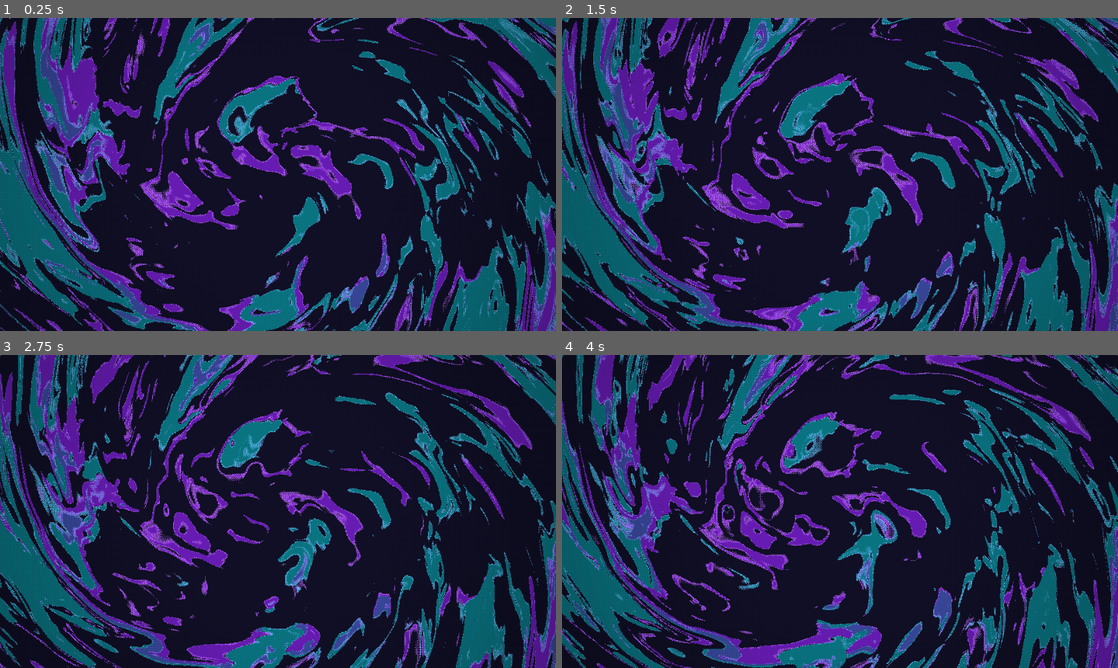
Above: before the commit, frames 1-4 (two rows, left to right).
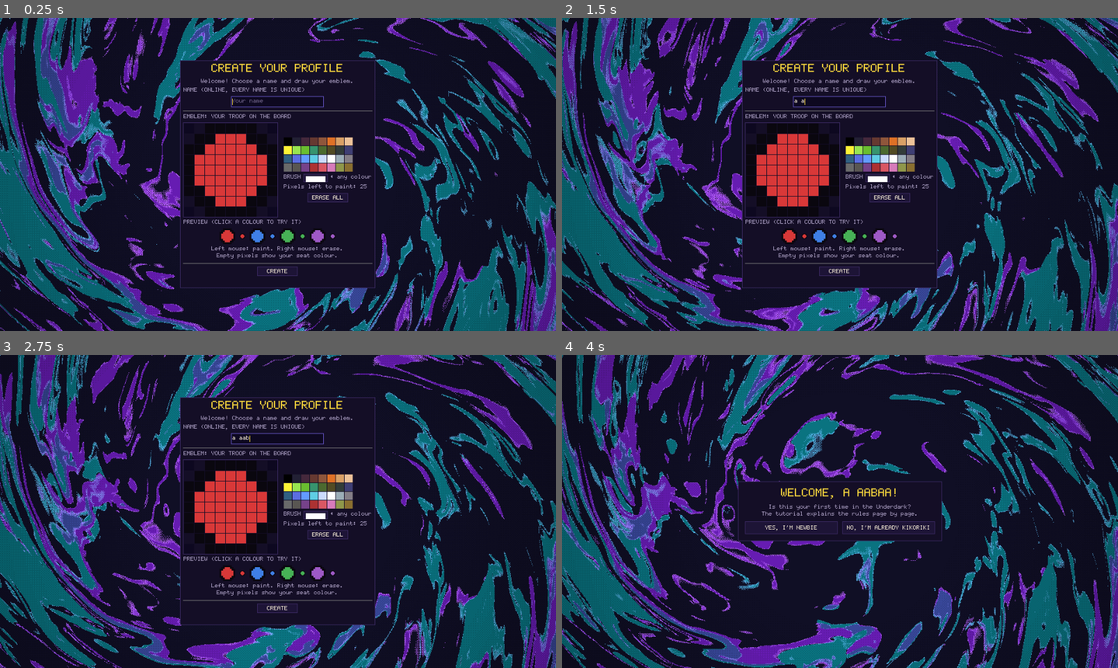
Above: after the commit, the same moments.

Repository: zhenyaapocalipsis/totug
Game: Godot game, scene res://scenes/launcher.tscn
The game is run twice, just before and just after one commit, with the same random seed, the same clock (stepped at 60 frames per second) and the same inputs.
Inputs (mouse positions are in pixels of both pictures, inside the frame that each line leads up to):
- Up to frame 1 (0.25 s): no input
- Up to frame 2 (1.5 s): tap A at 0.5, 1.25 s; move the mouse to (962, 158) at 0.52 s; hold Right 0.53-1.25 s; tap Alt at 0.6 s; click (962, 158) at 0.67 s; tap Space at 0.77 s; drag from (728, 190) to (812, 237) at 1.27 s
- Up to frame 3 (2.75 s): tap A at 2 s; move the mouse to (333, 442) at 2.02 s; hold Right from 2.03 s (still down); tap B at 2.1 s; click (333, 442) at 2.17 s
- Up to frame 4 (4 s): release Right at 2.75 s; tap A at 2.75, 3.5 s; drag from (812, 574) to (673, 464) at 2.77 s; move the mouse to (1006, 558) at 3.52 s; hold Left from 3.53 s (still down); tap Enter at 3.6 s; click (1006, 558) at 3.67 s; tap Space at 3.77 s

The runs differ from the first frame. In frame 1, 9.7% of the frame differs, in the area x 32-68%, y 13-87%; in frame 2, 10%; in frame 3, 10%; in frame 4, 3.1%.
Error before the commit: Parse Error: Could not find type "TurnRecap" in the current scope. (res://scenes/ui/game_screen.gd:103)

Commit message:
UI: сводка ходов — сыгранные карты лесенкой; длинное имя без 'S TURN
Co-Authored-By: Claude Opus 5.5 <noreply@anthropic.com>

Diff:
--- a/engine/godot/scenes/ui/game_screen.gd
+++ b/engine/godot/scenes/ui/game_screen.gd
@@ -100,11 +100,7 @@
 var _overlay: PlayersOverlay
 var _hand_panel: HandPanel
 var _showcase: CardShowcase
-var _recap: TurnRecap
-## Что соперники купили, промоутили и съели, пока зритель ждал хода:
-## player_id -> [{"cid", "tag"}]. Показывается сводкой (TurnRecap).
-var _recap_items: Dictionary = {}
-var _recap_pending := false
+var _feed: TurnFeed
 var _market_panel: MarketPanel
 var _chat_panel: ChatPanel
 var _log_panel: EventLogPanel
@@ -358,10 +354,9 @@
 	_showcase.z_index = 950
 	add_child(_showcase)
 
-	# Сводка ходов соперников — над рукой, когда ход приходит к зрителю.
-	_recap = TurnRecap.new()
-	_recap.z_index = 940
-	add_child(_recap)
+	# Сводка ходов — постоянная колонка у левого края, слева от доски.
+	_feed = TurnFeed.new()
+	add_child(_feed)
 
 	# Список карт стопки — поверх экрана, но под увеличенной копией карты.
 	_pile_dialog = PileDialog.new()
@@ -554,8 +549,13 @@
 	var ew := COL - PILES_W - GAP
 	_place(_end_turn_area, d_x + PILES_W + GAP, bottom_y, ew, BOTTOM_H)
 
-	# Доска — всё слева от колонки, от верха экрана до руки.
-	_place(_board_area, a_x, top_y, b_w, bottom_y - GAP - top_y)
+	# Слева — сводка ходов во всю высоту доски; доска — всё между ней и
+	# правой колонкой, от верха экрана до руки. Ширины сводки доске не жалко:
+	# масштаб схемы от неё не падает ни на двоих, ни на четверых.
+	var board_h := bottom_y - GAP - top_y
+	_place(_feed, a_x, top_y, TurnFeed.WIDTH, board_h)
+	var board_x := a_x + TurnFeed.WIDTH + GAP
+	_place(_board_area, board_x, top_y, d_x - GAP - board_x, board_h)
 
 	# Рука — под доской, без подложки; запас сверху нужен карте под
 	# курсором — она выдвигается выше края ряда.
@@ -704,8 +704,8 @@
 }
 
 
-## Копит для сводки чужие покупки, промоуты и devour; когда ход перешёл к
-## зрителю, сводка покажется (как только доиграет витрина — _process).
+## Пополняет сводку ходов (колонку слева) сыгранными картами, покупками,
+## промоутами и devour всех игроков; конец хода начинает в ней новый блок.
 func _note_recap(events: Array) -> void:
 	for e in events:
 		var evt: Dictionary = e
@@ -714,28 +714,11 @@
 			var pid := String(evt.get("player_id", ""))
 			var cid := String(evt.get("card_id", ""))
 			if pid != "" and cid != "":
-				if not _recap_items.has(pid):
-					_recap_items[pid] = []
-				(_recap_items[pid] as Array).append({"cid": cid, "tag": RECAP_TAGS[type]})
-		elif type == "turn_ended" and not bool(evt.get("game_over", false)) \
-				and String(_view.get("current_player", "")) == viewer_id:
-			_recap_pending = true
-
-
-func _show_recap() -> void:
-	_recap_pending = false
-	var groups: Array = []
-	for pid in (_view.get("turn_order", []) as Array):
-		var items: Array = _recap_items.get(String(pid), [])
-		if String(pid) != viewer_id and not items.is_empty():
-			groups.append({"pid": String(pid), "items": items})
-	_recap_items.clear()
-	if groups.is_empty():
-		return
-	# Колонкой у левого края доски, от её верха до низа экрана (левее руки).
-	var area := _board_area.get_global_rect()
-	var top_left := area.position + Vector2(2, 2) - get_global_position()
-	_recap.show_groups(groups, top_left, size.y - MARGIN - top_left.y)
+				_feed.add(pid, cid, RECAP_TAGS[type])
+		elif type == "play_card":
+			_feed.add_played(String(evt.get("player_id", "")), String(evt.get("card_id", "")))
+		elif type == "turn_ended":
+			_feed.end_turn()
 
 
 ## Крупный показ карты cid, которую взял pid (см. CardShowcase).
@@ -965,9 +948,6 @@
 ## Пока на экране висит вопрос карты, завершить ход нельзя, поэтому таймер ждёт
 ## ответа и завершает ход сразу после него.
 func _process(delta: float) -> void:
-	# Сводка ходов соперников ждёт, пока доиграет витрина их последних карт.
-	if _recap_pending and not _showcase.is_busy():
-		_show_recap()
 	if _timer_label == null or _view.is_empty():
 		return
 	if bool(_view["game_over"]):
--- a/engine/godot/scenes/ui/turn_feed.gd
+++ b/engine/godot/scenes/ui/turn_feed.gd
@@ -3,8 +3,9 @@
 
 ## Сводка ходов — постоянная колонка у левого края экрана (решение
 ## владельца, 2026-09-26: «бесконечная сводка слева»). Копит с начала партии
-## всё, что игроки купили, промоутили и съели, маленькими картами с подписью
-## BOUGHT / PROMOTED / DEVOURED — журнал никто не читает, а картинки видно.
+## всё, что игроки сыграли, купили, промоутили и съели, маленькими картами с
+## подписью PLAYED / BOUGHT / PROMOTED / DEVOURED — журнал никто не читает, а
+## картинки видно. Сыгранные подряд карты лежат лесенкой (Ladder).
 ##
 ## Сверху вниз — по порядку: каждый ход начинается подписью «RED'S TURN» в
 ## цвет игрока. Новая карта встаёт внизу со вспышкой, и колонка сама
@@ -30,6 +31,8 @@
 var _last_pid := ""
 var _turn_closed := true
 var _cells: Array[Control] = []
+## Лесенка, в которую ложатся карты, сыгранные подряд, или null.
+var _ladder: Ladder = null
 ## Сколько кадров ещё дотягивать прокрутку до низа: размер списка после
 ## добавления карты станет известен только на следующем кадре.
 var _pin_frames := 0
@@ -63,31 +66,68 @@
 
 ## pid взял карту cid (tag — BOUGHT / PROMOTED / DEVOURED).
 func add(pid: String, cid: String, tag: String) -> void:
+	var follow := _begin_entry(pid)
+	_ladder = null   # покупка между розыгрышами — следующая сыгранная начнёт новую лесенку
+	var cell := _cell(tag)
+	var card := _card(cid)
+	cell.add_child(card)
+	cell.move_child(card, 0)
+	_list.add_child(cell)
+	_cells.append(cell)
+	_end_entry(follow)
+
+
+## pid сыграл карту cid: сыгранные подряд ложатся в одну лесенку.
+func add_played(pid: String, cid: String) -> void:
+	var follow := _begin_entry(pid)
+	if _ladder == null:
+		_ladder = Ladder.new()
+		var cell := _cell("PLAYED")
+		cell.add_child(_ladder)
+		cell.move_child(_ladder, 0)
+		_list.add_child(cell)
+		_cells.append(cell)
+	_ladder.add_card(_card(cid))
+	_end_entry(follow)
+
+
+## Ход закончился: следующая карта, даже того же игрока, начнёт новый блок.
+func end_turn() -> void:
+	_turn_closed = true
+	_ladder = null
+
+
+## Для проверок: сколько карт в сводке (в лесенках — каждая карта).
+func card_count() -> int:
+	var n := 0
+	for cell in _cells:
+		var ladder := cell.get_child(0) as Ladder
+		n += ladder.get_child_count() if ladder != null else 1
+	return n
+
+
+## Общее начало записи: убрать заглушку, при смене игрока или хода —
+## заголовок хода. Возвращает, стояла ли колонка внизу (листать за новым).
+func _begin_entry(pid: String) -> bool:
 	if _placeholder != null:
 		_placeholder.queue_free()
 		_placeholder = null
 	var follow := _at_bottom()
 	if pid != _last_pid or _turn_closed:
-		_list.add_child(_header(pid))
+		var header := _header(pid)
+		_list.add_child(header)
+		_fit_header(header, pid)
 		_last_pid = pid
 		_turn_closed = false
-	var cell := _cell(cid, tag)
-	_list.add_child(cell)
-	_cells.append(cell)
+		_ladder = null
+	return follow
+
+
+func _end_entry(follow: bool) -> void:
 	_trim()
 	if follow:
 		_pin_frames = 2
 		set_process(true)
-
-
-## Ход закончился: следующая карта, даже того же игрока, начнёт новый блок.
-func end_turn() -> void:
-	_turn_closed = true
-
-
-## Для проверок: сколько карт в сводке.
-func card_count() -> int:
-	return _cells.size()
 
 
 func _at_bottom() -> bool:
@@ -103,11 +143,13 @@
 		set_process(false)
 
 
-## Слишком длинная история — убираем самые старые карты и заголовки, над
+## Слишком длинная история — убираем самые старые записи и заголовки, под
 ## которыми не осталось карт.
 func _trim() -> void:
 	while _cells.size() > MAX_CELLS:
 		var old: Control = _cells.pop_front()
+		if old.get_child(0) == _ladder:
+			_ladder = null
 		_list.remove_child(old)
 		old.queue_free()
 	while _list.get_child_count() > 1 and _list.get_child(0) is Label \
@@ -120,24 +162,40 @@
 func _header(pid: String) -> Label:
 	var colour: Color = BoardPanel.PLAYER_COLORS.get(pid, PixelTheme.TEXT)
 	var title := Label.new()
-	title.text = "%s'S TURN" % EventLogPanel.player_name(pid).to_upper()
 	title.clip_text = true
 	title.add_theme_color_override("font_color", colour.lightened(0.3))
 	return title
 
 
-func _cell(cid: String, tag: String) -> Control:
-	var cell := VBoxContainer.new()
-	cell.add_theme_constant_override("separation", 0)
-	cell.mouse_filter = Control.MOUSE_FILTER_IGNORE
+## Длинное имя из профиля не влезает в колонку вместе с "'S TURN" — тогда
+## пишем одно имя: цвет и так говорит, чей ход (как на кнопке End turn).
+## Мерить можно только в дереве: шрифт приходит из темы экрана.
+func _fit_header(title: Label, pid: String) -> void:
+	var who := EventLogPanel.player_name(pid).to_upper()
+	var text := "%s'S TURN" % who
+	var font := title.get_theme_font("font")
+	if font.get_string_size(text, HORIZONTAL_ALIGNMENT_LEFT, -1,
+			title.get_theme_font_size("font_size")).x > CARD.x:
+		text = who
+	title.text = text
+
+
+func _card(cid: String) -> CardView:
 	var card := CardView.new(cid, int(CARD.x), int(CARD.y))
 	card.set_clickable(false, false)
 	card.preview_without_alt = true
 	# PASS, а не STOP: колесо над картой должно листать колонку.
 	card.mouse_filter = Control.MOUSE_FILTER_PASS
-	cell.add_child(card)
 	# Новая карта встаёт со вспышкой — глаз замечает, что сводка пополнилась.
 	card.flash_arrival()
+	return card
+
+
+## Запись колонки: карта (или лесенка) и подпись под ней.
+func _cell(tag: String) -> VBoxContainer:
+	var cell := VBoxContainer.new()
+	cell.add_theme_constant_override("separation", 0)
+	cell.mouse_filter = Control.MOUSE_FILTER_IGNORE
 	var label := Label.new()
 	label.text = tag
 	label.horizontal_alignment = HORIZONTAL_ALIGNMENT_CENTER
@@ -145,3 +203,22 @@
 		PixelTheme.DANGER if tag == "DEVOURED" else PixelTheme.TEXT_DIM)
 	cell.add_child(label)
 	return cell
+
+
+## Сыгранные подряд карты — лесенкой сверху вниз, как стопка на столе:
+## каждая следующая лежит ниже предыдущей и поверх неё, у предыдущих видна
+## шапка с названием, последняя — целиком. Наведение на шапку показывает
+## крупно именно ту карту: следующая её шапку не закрывает.
+class Ladder extends Control:
+	## Сколько видно от каждой карты под следующей: две строки названия.
+	const STEP := 20
+	const SIZE := Vector2(80, 76)
+
+	func _init() -> void:
+		mouse_filter = Control.MOUSE_FILTER_IGNORE
+
+	func add_card(card: CardView) -> void:
+		card.position = Vector2(0, STEP * get_child_count())
+		add_child(card)
+		card.size = SIZE
+		custom_minimum_size = Vector2(SIZE.x, STEP * (get_child_count() - 1) + SIZE.y)
--- a/engine/godot/tests/ui_input.gd
+++ b/engine/godot/tests/ui_input.gd
@@ -40,6 +40,7 @@
 var _capture_site := ""
 var _move_to := ""
 var _feed_before := 0
+var _feed_cells_before := 0
 
 
 func _initialize() -> void:
@@ -513,7 +514,14 @@
 			foe = pid
 	var cid := _screen._market_panel.card_id_at(1)
 	_feed_before = _screen._feed.card_count()
+	_feed_cells_before = _screen._feed._cells.size()
+	# Длинное имя из профиля: заголовок хода должен ужаться до одного имени.
+	PlayerProfile.seats[foe] = {"name": "Jekadiscoteka"}
+	var played := String(_screen.server.state.players[foe].deck.hand[0])
 	_screen._react_to_events([
+		{"type": "turn_ended", "player_id": me, "game_over": false},
+		{"type": "play_card", "player_id": foe, "card_id": played},
+		{"type": "play_card", "player_id": foe, "card_id": played},
 		{"type": "recruit", "player_id": foe, "market_index": 1, "card_id": cid},
 		{"type": "devour", "player_id": foe, "card_id": cid, "source": "market"},
 		{"type": "turn_ended", "player_id": foe, "game_over": false},
@@ -522,8 +530,20 @@
 
 func _step_check_recap() -> void:
 	var feed: TurnFeed = _screen._feed
-	check(feed.visible and feed.card_count() - _feed_before == 3,
-		"сводка слева пополнилась тремя картами (%d)" % (feed.card_count() - _feed_before))
+	check(feed.visible and feed.card_count() - _feed_before == 5,
+		"сводка слева пополнилась пятью картами (%d)" % (feed.card_count() - _feed_before))
+	check(feed._cells.size() - _feed_cells_before == 4,
+		"две сыгранные подряд карты легли одной лесенкой (%d записей)" % (feed._cells.size() - _feed_cells_before))
+	var fits := true
+	for child in feed._list.get_children():
+		if child is Label:
+			var label := child as Label
+			var w := label.get_theme_font("font").get_string_size(label.text, HORIZONTAL_ALIGNMENT_LEFT,
+				-1, label.get_theme_font_size("font_size")).x
+			if w > TurnFeed.CARD.x and label.text.ends_with("'S TURN"):
+				fits = false
+	check(fits, "длинное имя не обрезает заголовок хода — остаётся одно имя")
+	PlayerProfile.seats.clear()
 	check(feed.get_global_rect().end.x < _screen._board_area.get_global_rect().position.x,
 		"сводка стоит слева от доски и её не закрывает")
 
@@ -533,7 +553,7 @@
 	var feed: TurnFeed = _screen._feed
 	var card: CardView = null
 	for cell in feed._cells:
-		var c: CardView = cell.get_child(0)
+		var c: CardView = cell.find_children("*", "CardView", true, false).back()
 		if c.is_visible_in_tree() and feed.get_global_rect().encloses(c.get_global_rect()):
 			card = c
 	check(card != null, "в сводке видна карта")
